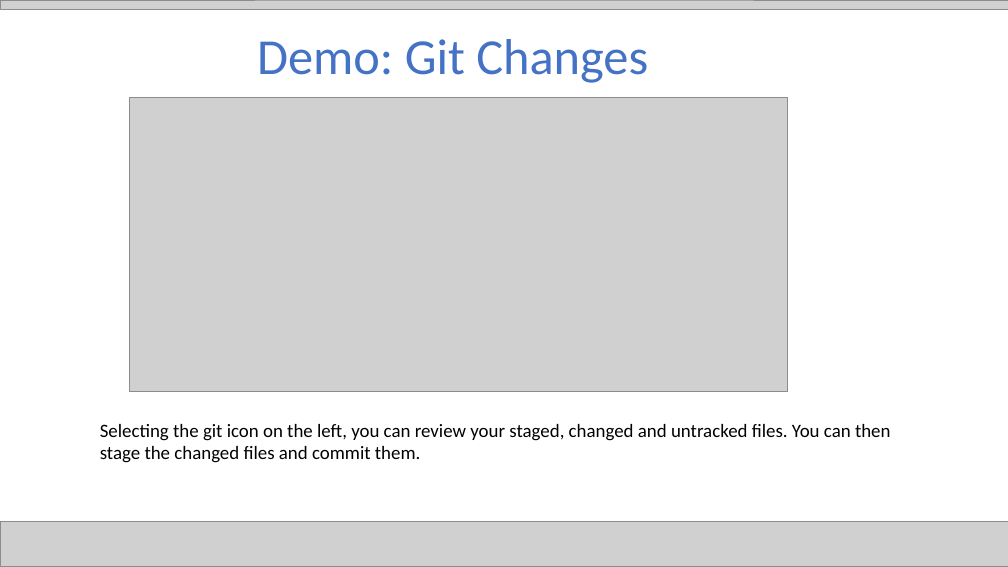
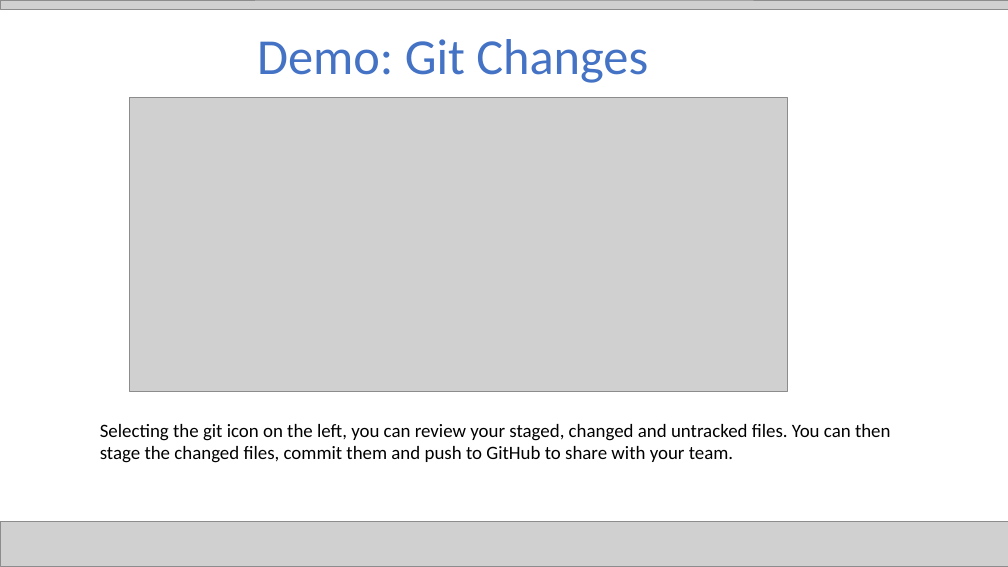
Before and after one commit to jgunderson/presentations, a slide deck: slide 26 of JupyterHub Collaboration.pptx (slide 23 before the commit). Drawn at 1008x567 pixels with LibreOffice and Linux fonts; fonts in the diff are those of the drawing; grey boxes stand for pictures. Boxes give left, top, right and bottom in pixels: in the first picture for what was removed or moved away, otherwise in the second. Text is boxed around its words. In the diff, an @@ line names an element or a change of style, - is before the commit and + after.

```diff
--- a/JupyterHub Collaboration.pptx
+++ b/JupyterHub Collaboration.pptx
@@ text at (100,424,891,463): text changed @@
-Selecting the git icon on the left, you can review your staged, changed and untracked files. You can then stage the changed files and commit them.
+Selecting the git icon on the left, you can review your staged, changed and untracked files. You can then stage the changed files, commit them and push to GitHub to share with your team.
```
Also in this commit, not shown: 13 other slides changed, 4 slides added, 1 slide removed.
